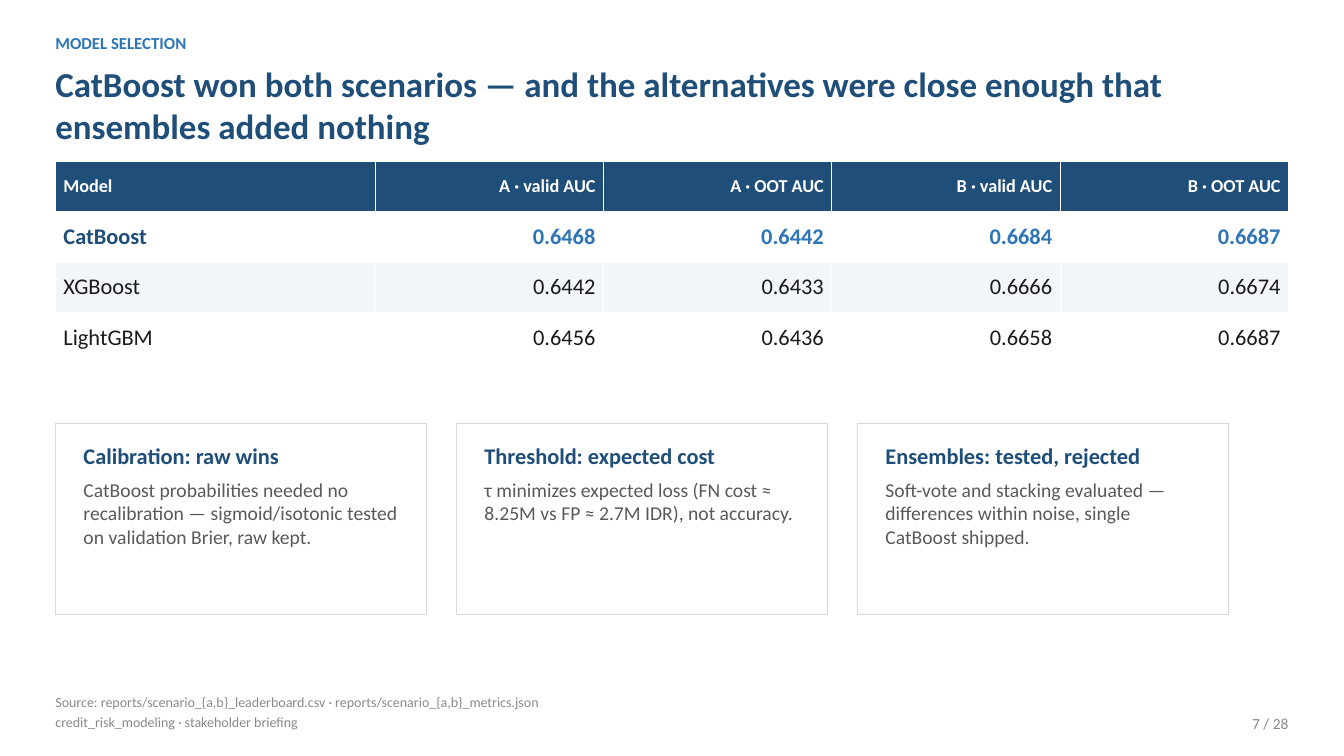
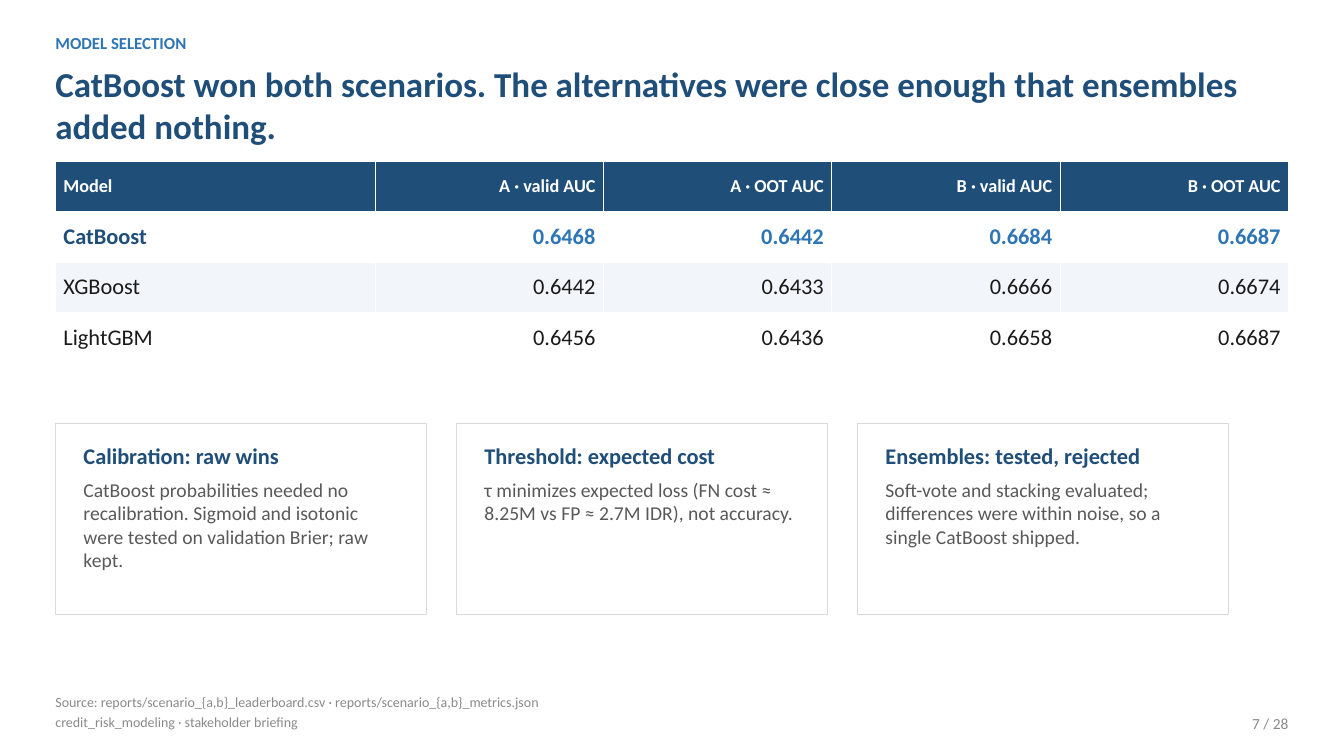
Before and after one commit to tommyalba/credit_risk_idx-partners, a slide deck: slide 7 of presentations/stakeholder_deck.pptx. Drawn at 1344x756 pixels with LibreOffice and Linux fonts; fonts in the diff are those of the drawing. Boxes give left, top, right and bottom in pixels: in the first picture for what was removed or moved away, otherwise in the second. Text is boxed around its words. In the diff, an @@ line names an element or a change of style, - is before the commit and + after.

```diff
--- a/presentations/stakeholder_deck.pptx
+++ b/presentations/stakeholder_deck.pptx
@@ text at <box>55,72,1237,145</box>: text changed @@
-CatBoost won both scenarios — and the alternatives were close enough that ensembles added nothing
+CatBoost won both scenarios. The alternatives were close enough that ensembles added nothing.
@@ text at <box>83,483,368,570</box>: text changed @@
-CatBoost probabilities needed no recalibration — sigmoid/isotonic tested on validation Brier, raw kept.
+CatBoost probabilities needed no recalibration. Sigmoid and isotonic were tested on validation Brier; raw kept.
@@ text at <box>885,483,1160,548</box>: text changed @@
-Soft-vote and stacking evaluated — differences within noise, single CatBoost shipped.
+Soft-vote and stacking evaluated; differences were within noise, so a single CatBoost shipped.
```
Also in this commit, not shown: 23 other slides changed, 2 other files.
